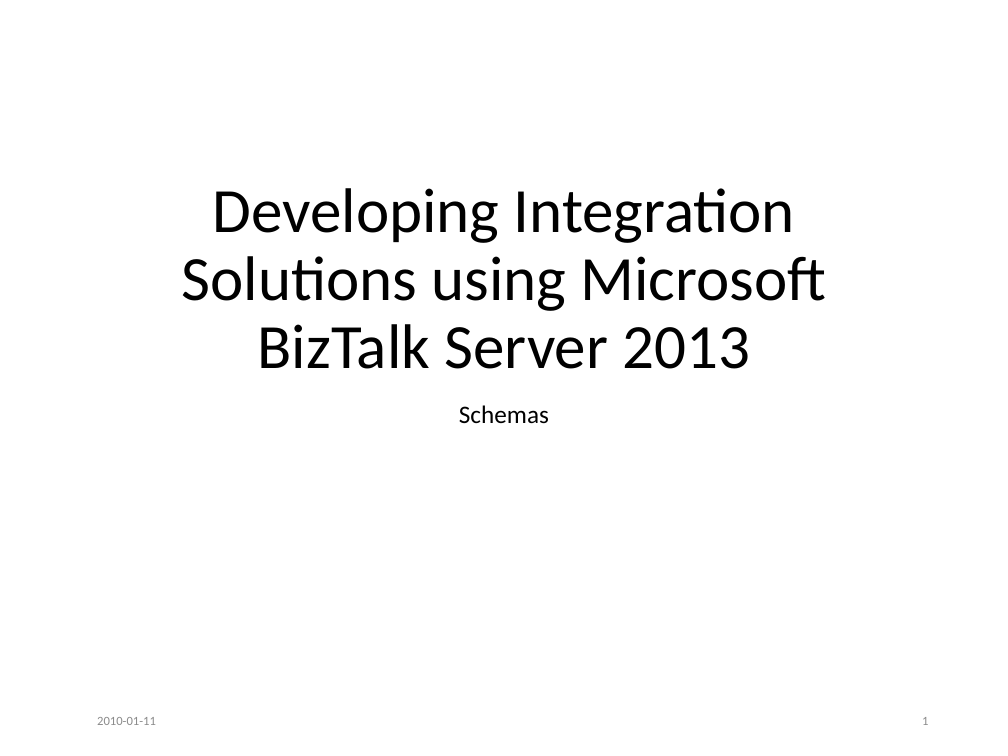
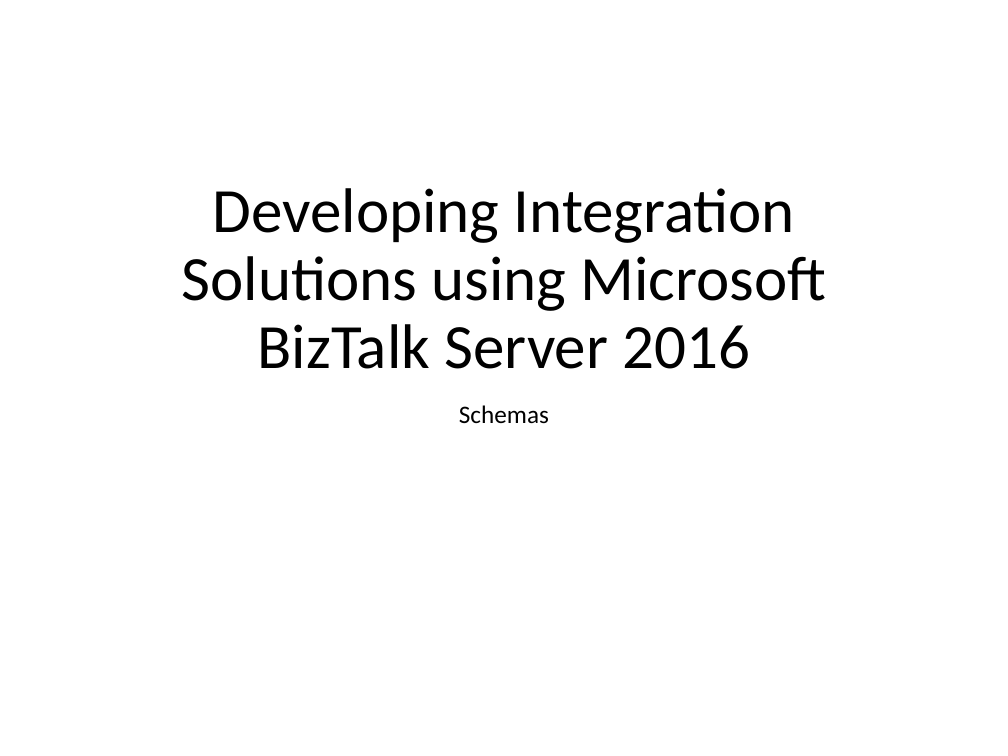
Before and after one commit to wmmihaa/BizTalk-Server---Developing-Integration-Solutions, a slide deck: slide 1 of Slides/Module 2 - Schemas.pptx. Drawn at 1008x756 pixels with LibreOffice and Linux fonts; fonts in the diff are those of the drawing. Boxes give left, top, right and bottom in pixels: in the first picture for what was removed or moved away, otherwise in the second. Text is boxed around its words. In the diff, an @@ line names an element or a change of style, - is before the commit and + after.

```diff
--- a/Slides/Module 2 - Schemas.pptx
+++ b/Slides/Module 2 - Schemas.pptx
@@ title at [181, 188, 827, 369]: text changed @@
-Developing Integration Solutions using Microsoft BizTalk Server 2013
+Developing Integration Solutions using Microsoft BizTalk Server 2016
@@ text removed at [97, 717, 156, 725] @@
-2010-01-11
@@ page number removed at [922, 717, 928, 725] @@
-1
```
Also in this commit, not shown: 2 other slides changed, 1 other file.
